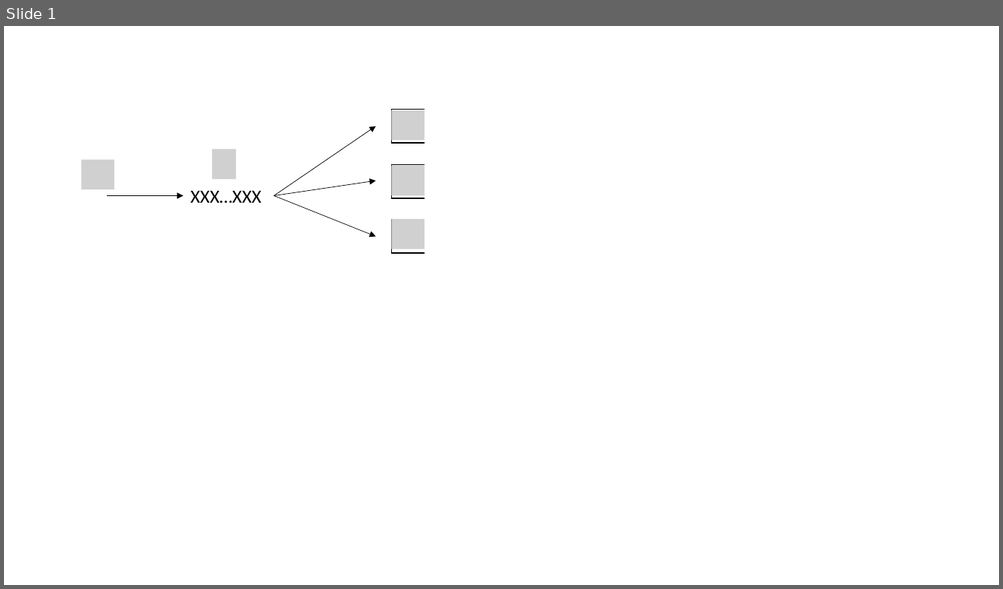
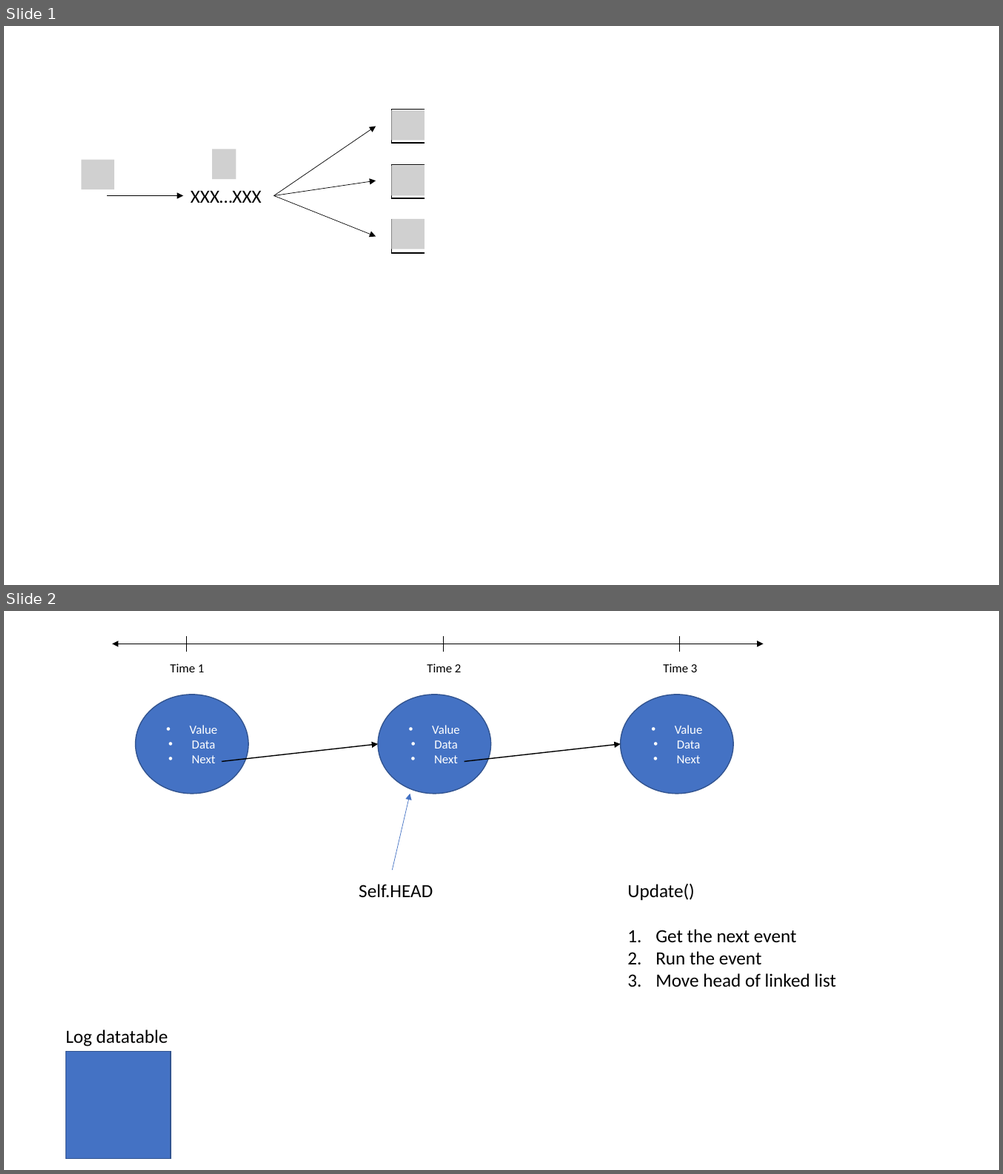
Before and after one commit to smturro2/ie-413, a slide deck: hw3/Presentation1.pptx. Shown one above the other, each under a label of ours: slide 1 before the commit, slides 1 and 2 after it. The pictures are 1003x589 and 1003x1174 pixels, drawn with LibreOffice and Linux fonts; fonts in the diff are those of the drawing; grey boxes stand for pictures. Boxes give left, top, right and bottom in pixels: in the first picture for what was removed or moved away, otherwise in the second. Text is boxed around its words. In the diff, an @@ line names an element or a change of style, - is before the commit and + after.

```diff
--- a/hw3/Presentation1.pptx
+++ b/hw3/Presentation1.pptx
@@ slide 2 added at (4, 611, 999, 1170), background #FFFFFF @@
@@ double arrow added from (112, 644) to (762, 644), #000000 1 pt @@
@@ line added from (186, 636) to (186, 651), #000000 0.5 pt @@
@@ line added from (443, 636) to (443, 651), #000000 0.5 pt @@
@@ line added from (679, 636) to (679, 651), #000000 0.5 pt @@
@@ text added at (170, 664, 204, 672), 12 pt, text #000000 @@
+Time 1
@@ text added at (427, 664, 461, 672), 12 pt, text #000000 @@
+Time 2
@@ text added at (663, 664, 697, 672), 12 pt, text #000000 @@
+Time 3
@@ ellipse added at (135, 695, 248, 794), fill #4472C4, outline #325491 1 pt, 12 pt, text #FFFFFF @@
+• Value
+• Data
+• Next
@@ ellipse added at (378, 695, 490, 794), fill #4472C4, outline #325491 1 pt, 12 pt, text #FFFFFF @@
+• Value
+• Data
+• Next
@@ ellipse added at (620, 695, 733, 794), fill #4472C4, outline #325491 1 pt, 12 pt, text #FFFFFF @@
+• Value
+• Data
+• Next
@@ arrow added from (222, 762) to (378, 743), #000000 1 pt @@
@@ arrow added from (464, 762) to (620, 743), #000000 1 pt @@
@@ arrow added from (392, 870) to (410, 794), #4472C4 0.5 pt @@
@@ text added at (358, 884, 432, 897), 18 pt, text #000000 @@
+Self.HEAD
@@ text added at (627, 883, 836, 988), 18 pt, text #000000 @@
+Update()
+1. Get the next event
+2. Run the event
+3. Move head of linked list
@@ text added at (65, 1030, 168, 1047), 18 pt, text #000000 @@
+Log datatable
@@ rectangle added at (66, 1052, 171, 1159), fill #4472C4, outline #325491 1 pt @@
```
Also in this commit, not shown: 1 other file.
